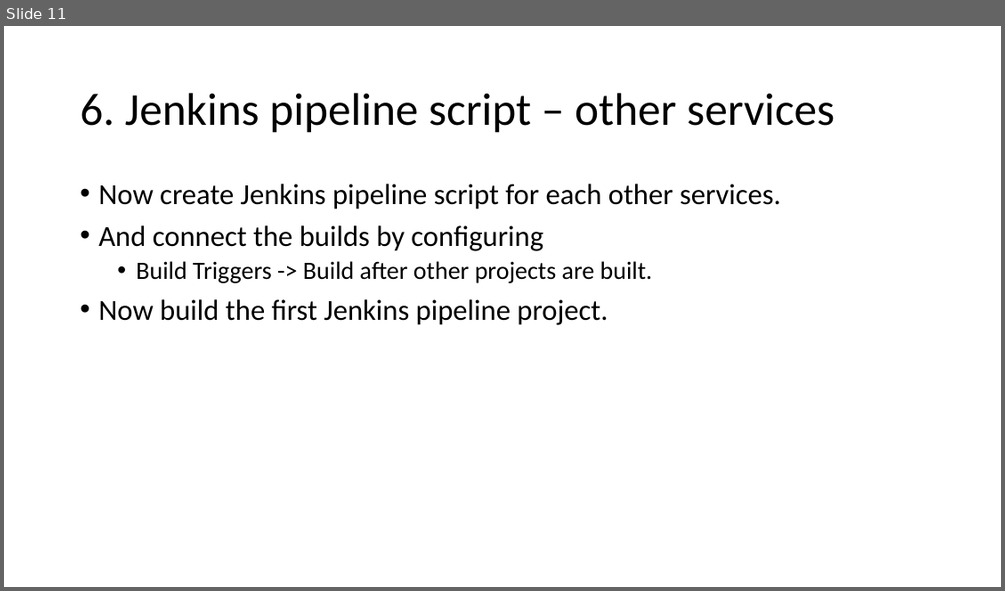
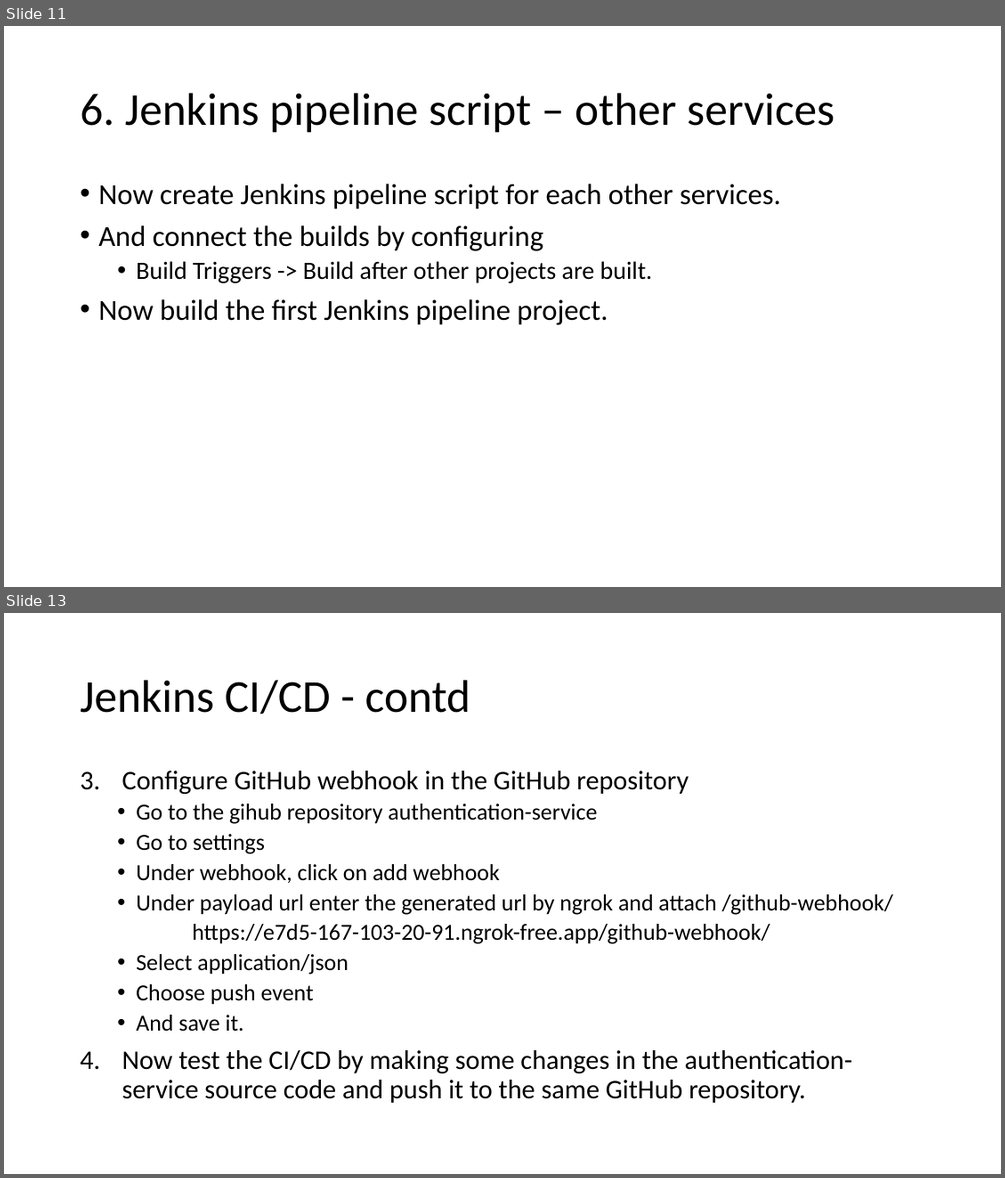
Before and after one commit to sep-2024-trivandrum/content, a slide deck: 2. Jenkins - Getting started.pptx. Shown one above the other, each under a label of ours: slide 11 before the commit, slides 11 and 13 after it; the slides between them are not shown. The pictures are 1005x591 and 1005x1178 pixels, drawn with LibreOffice and Linux fonts; fonts in the diff are those of the drawing. Boxes give left, top, right and bottom in pixels: in the first picture for what was removed or moved away, otherwise in the second. Text is boxed around its words. In the diff, an @@ line names an element or a change of style, - is before the commit and + after.

```diff
--- a/2. Jenkins - Getting started.pptx
+++ b/2. Jenkins - Getting started.pptx
@@ slide 13 added at (x1=4, y1=613, x2=1001, y2=1174), background #FFFFFF @@
@@ title added at (x1=80, y1=680, x2=470, y2=714), 44 pt, text #000000 @@
+Jenkins CI/CD - contd
@@ text added at (x1=122, y1=771, x2=893, y2=1103), 22.2 pt, text #000000 @@
+3. Configure GitHub webhook in the GitHub repository
+  • Go to the gihub repository authentication-service
+  • Go to settings
+  • Under webhook, click on add webhook
+  • Under payload url enter the generated url by ngrok and attach /github-webhook/
+  https://e7d5-167-103-20-91.ngrok-free.app/github-webhook/
+  • Select application/json
+  • Choose push event
+  • And save it.
+4. Now test the CI/CD by making some changes in the authentication-service source code and push it to the same GitHub repository.
```
Also in this commit, not shown: 1 other slide added.
